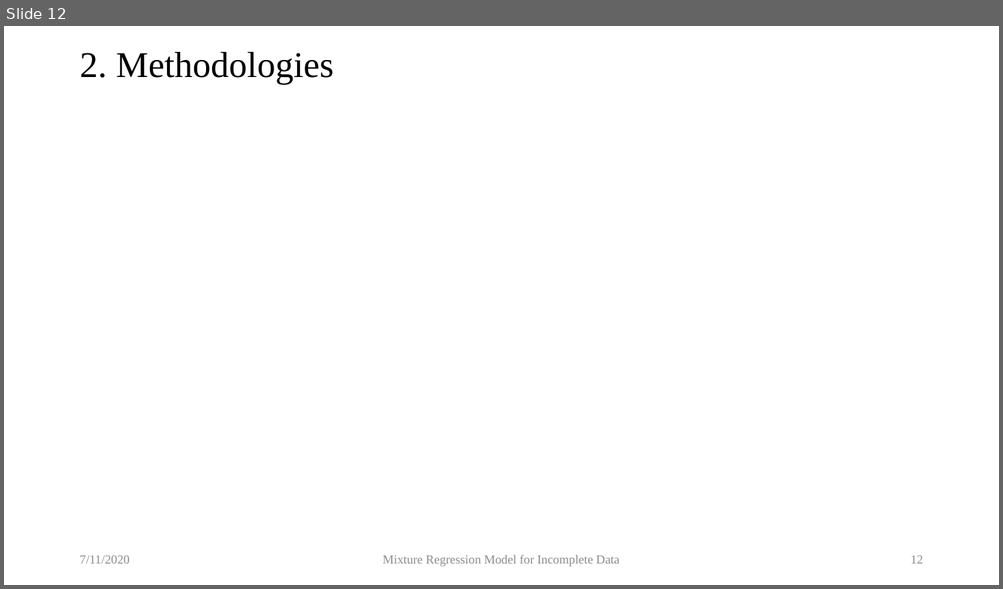
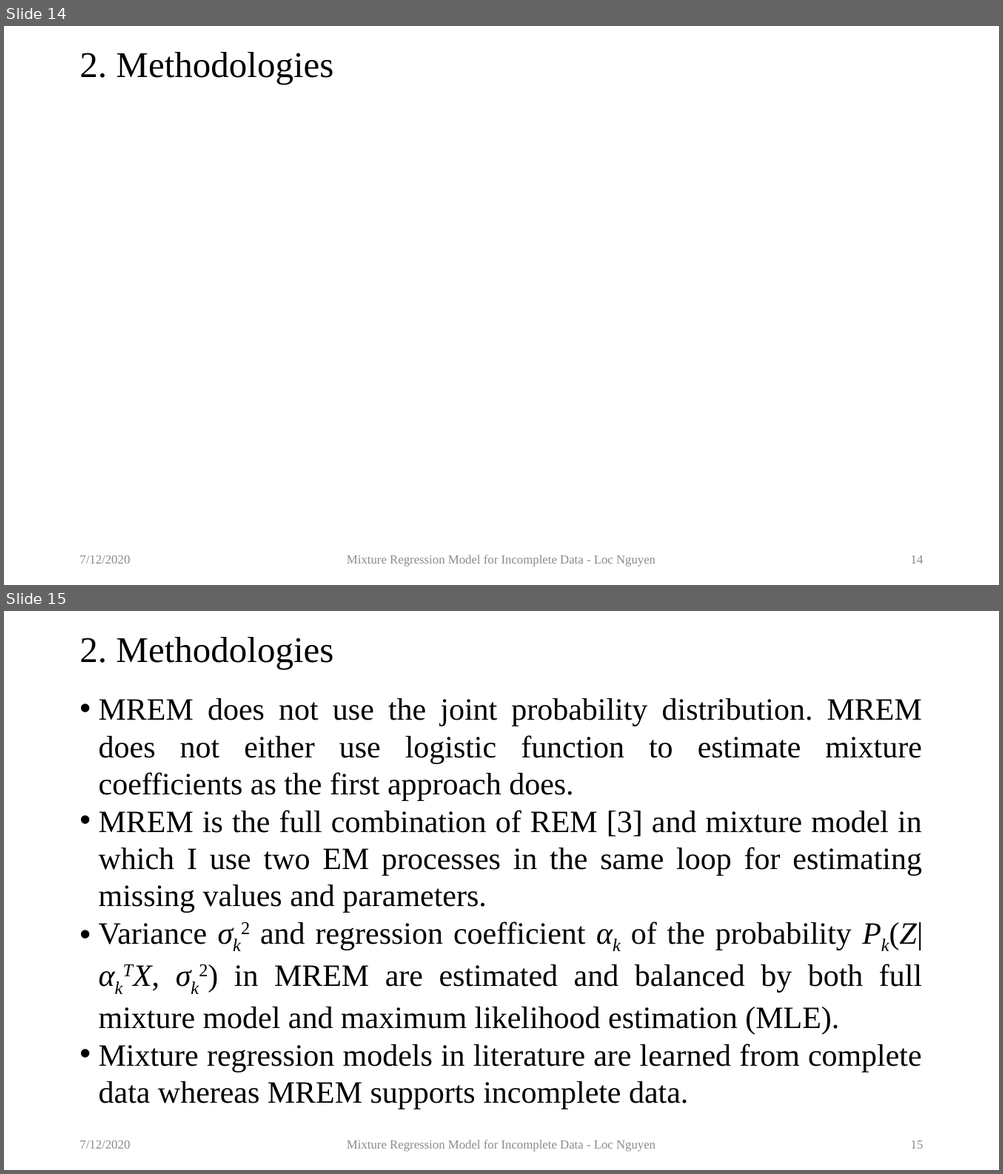
Before and after one commit to locnguyenacademic/sim, a slide deck: 2_design/MixtureRegressionModel/MixtureRegressionModel-RSC.pptx. Shown one above the other, each under a label of ours: slide 12 before the commit, slides 14 and 15 after it. The pictures are 1003x589 and 1003x1174 pixels, drawn with LibreOffice and Linux fonts; fonts in the diff are those of the drawing; grey boxes stand for pictures. Boxes give left, top, right and bottom in pixels: in the first picture for what was removed or moved away, otherwise in the second. Text is boxed around its words. In the diff, an @@ line names an element or a change of style, - is before the commit and + after.

```diff
--- a/2_design/MixtureRegressionModel/MixtureRegressionModel-RSC.pptx
+++ b/2_design/MixtureRegressionModel/MixtureRegressionModel-RSC.pptx
@@ slide 15 added at [4,611,999,1170], background #FFFFFF @@
@@ title added at [79,637,333,669], 35 pt, text #000000 @@
+2. Methodologies
@@ text added at [99,698,923,1109], 30 pt, text #000000 @@
+• MREM does not use the joint probability distribution. MREM does not either use logistic function to estimate mixture coefficients as the first approach does.
+• MREM is the full combination of REM [3] and mixture model in which I use two EM processes in the same loop for estimating missing values and parameters.
+• Variance σk2 and regression coefficient αk of the probability Pk(Z|αkTX, σk2) in MREM are estimated and balanced by both full mixture model and maximum likelihood estimation (MLE).
+• Mixture regression models in literature are learned from complete data whereas MREM supports incomplete data.
@@ text added at [79,1141,130,1149], 12 pt, text #8C8C8C @@
+7/12/2020
@@ text added at [347,1140,655,1152], 12 pt, text #8C8C8C @@
+Mixture Regression Model for Incomplete Data - Loc Nguyen
@@ page number added at [910,1141,923,1149], 12 pt, text #8C8C8C @@
+15
@@ what was slide 12 is now slide 14 @@
@@ slide 14 changed as well @@
@@ text at [79,556,130,564]: text changed @@
-7/11/2020
+7/12/2020
@@ text at [347,555,655,567]: text changed @@
-Mixture Regression Model for Incomplete Data
+Mixture Regression Model for Incomplete Data - Loc Nguyen
@@ page number at [910,556,923,564]: text changed @@
-12
+14
```
Also in this commit, not shown: 20 other slides changed, 3 other slides added, 1 other file.
